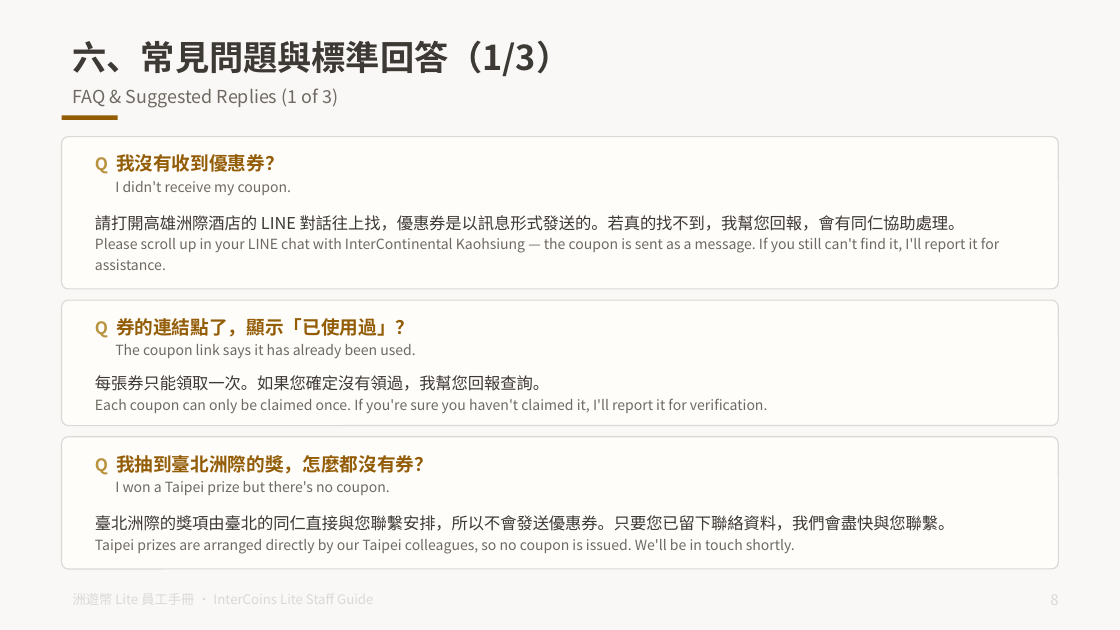
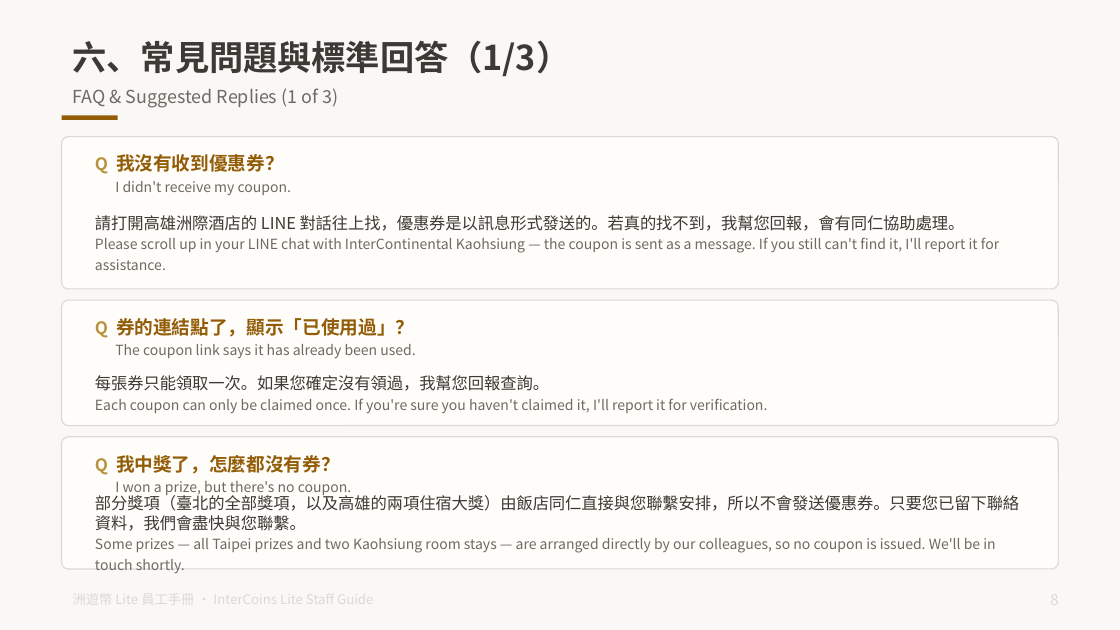
Before and after one commit to tony1229kimo/intercoins-lite, a slide deck: slide 9 of docs/洲遊幣Lite_員工手冊_一般版_雙語.pptx. Drawn at 1120x630 pixels with LibreOffice and Linux fonts; fonts in the diff are those of the drawing. Boxes give left, top, right and bottom in pixels: in the first picture for what was removed or moved away, otherwise in the second. Text is boxed around its words. In the diff, an @@ line names an element or a change of style, - is before the commit and + after.

```diff
--- a/docs/洲遊幣Lite_員工手冊_一般版_雙語.pptx
+++ b/docs/洲遊幣Lite_員工手冊_一般版_雙語.pptx
@@ text at [95,455,351,496]: text changed @@
-Q 我抽到臺北洲際的獎，怎麼都沒有券？
-I won a Taipei prize but there's no coupon.
+Q 我中獎了，怎麼都沒有券？
+I won a prize, but there's no coupon.
@@ text at [95,493,1019,573]: text changed @@
-臺北洲際的獎項由臺北的同仁直接與您聯繫安排，所以不會發送優惠券。只要您已留下聯絡資料，我們會盡快與您聯繫。
-Taipei prizes are arranged directly by our Taipei colleagues, so no coupon is issued. We'll be in touch shortly.
+部分獎項（臺北的全部獎項，以及高雄的兩項住宿大獎）由飯店同仁直接與您聯繫安排，所以不會發送優惠券。只要您已留下聯絡資料，我們會盡快與您聯繫。
+Some prizes — all Taipei prizes and two Kaohsiung room stays — are arranged directly by our colleagues, so no coupon is issued. We'll be in touch shortly.
```
Also in this commit, not shown: 5 other slides changed, 9 other files.
